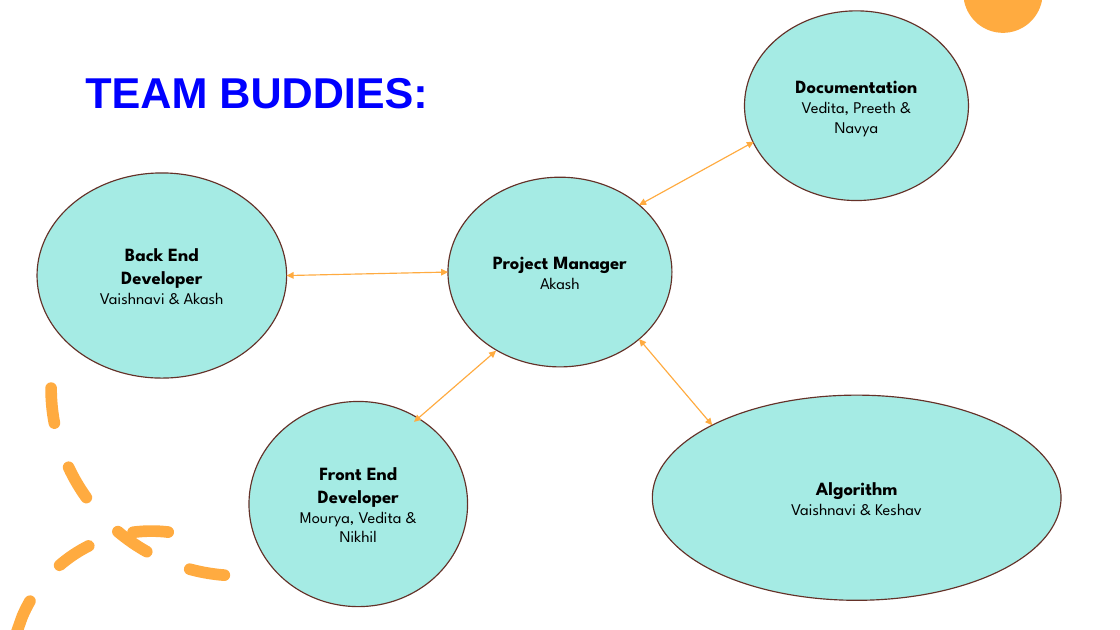
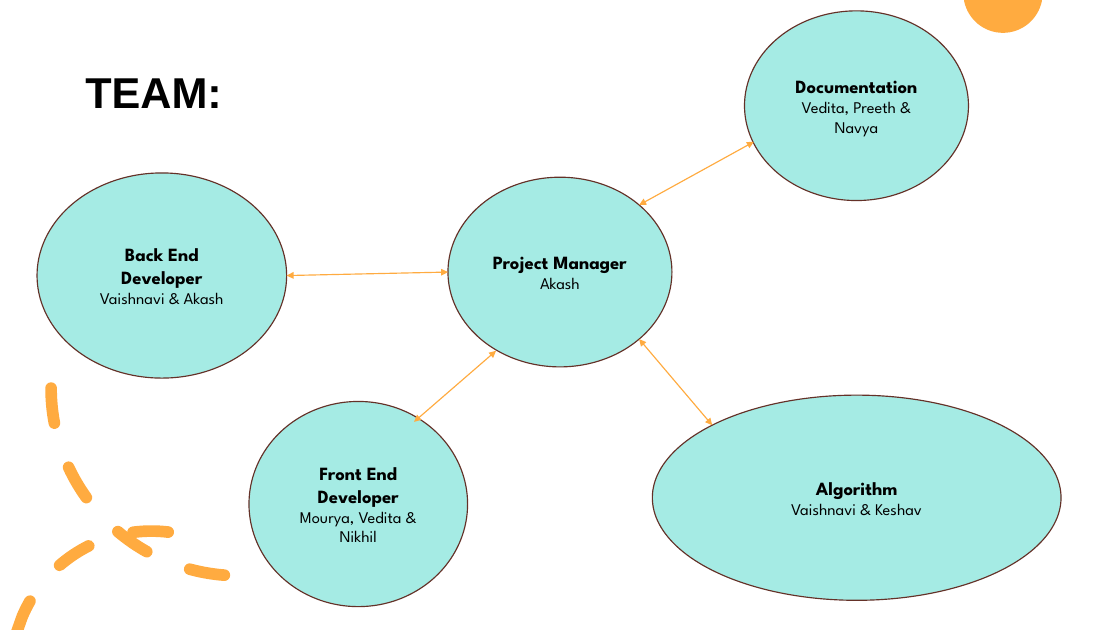
Before and after one commit to akashbu/SEO-Keyword-Tracker-Analyzer-and-Recommender, a slide deck: slide 2 of SEO_PPT.pptx. Drawn at 1120x630 pixels with LibreOffice and Linux fonts; fonts in the diff are those of the drawing; background and template pictures are left out. Boxes give left, top, right and bottom in pixels: in the first picture for what was removed or moved away, otherwise in the second. Text is boxed around its words. In the diff, an @@ line names an element or a change of style, - is before the commit and + after.

```diff
--- a/SEO_PPT.pptx
+++ b/SEO_PPT.pptx
@@ title at [85, 78, 221, 108]: text changed; text colour #0000FF to #000000 @@
-TEAM BUDDIES:
+TEAM:
```
Also in this commit, not shown: 1 other slide changed, 12 other files.
